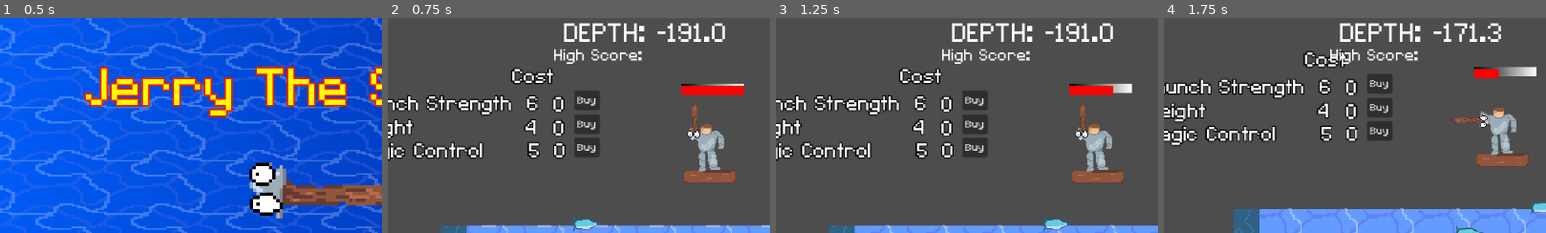
Above: before the commit, frames 1-4 (left to right).
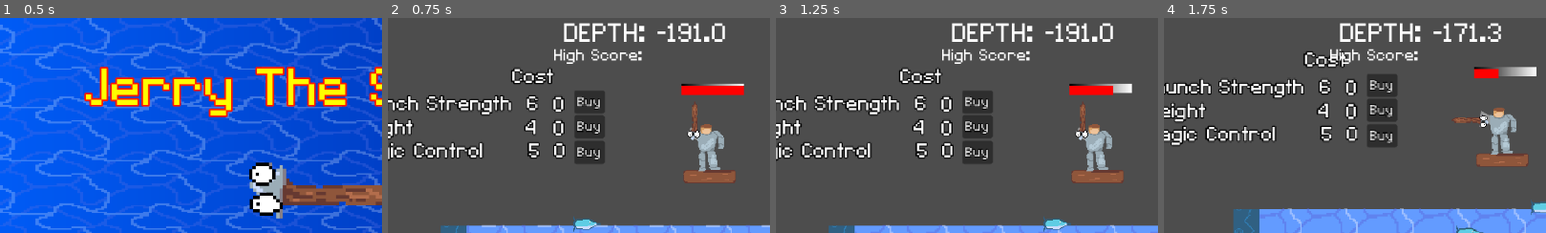
Above: after the commit, the same moments.

Repository: RylanSanders/LudumDare57
Game: Godot game, scene res://UI/MainMenu.tscn
The game is run twice, just before and just after one commit, with the same random seed, the same clock (stepped at 60 frames per second) and the same inputs.
Inputs:
- Up to frame 1 (0.5 s): no input
- Up to frame 2 (0.75 s): click "Play Game" at 0.5 s
- Up to frame 3 (1.25 s): no input
- Up to frame 4 (1.75 s): hold D (right) from 1.28 s (still down); tap Space (launch) at 1.35 s
The pictures show only the part of the screen within x 10-60%, y 0-50%; the shares and areas given below are measured in that part.

Frame 1 is identical in both runs. In frame 2, 1.4% of the frame differs, in the area x 49-57%, y 33-68%; in frame 3, 1.4%; in frame 4, 1.4%.

Commit message:
Last minute changes

Diff:
--- a/Main.tscn
+++ b/Main.tscn
@@ -227,6 +227,9 @@
 offset_right = -127.0
 offset_bottom = -204.0
 focus_mode = 0
+theme_override_colors/font_outline_color = Color(0, 0, 0, 1)
+theme_override_constants/outline_size = 3
+theme_override_font_sizes/font_size = 20
 text = "Buy"
 
 [node name="Label" type="Label" parent="Shop/Launch"]
@@ -253,10 +256,13 @@
 
 [node name="WeightButton" type="Button" parent="Shop/Weight"]
 offset_left = -158.0
-offset_top = -228.0
-offset_right = -127.0
-offset_bottom = -204.0
+offset_top = -226.675
+offset_right = -121.0
+offset_bottom = -198.675
 focus_mode = 0
+theme_override_colors/font_outline_color = Color(0, 0, 0, 1)
+theme_override_constants/outline_size = 4
+theme_override_font_sizes/font_size = 20
 text = "Buy"
 
 [node name="Label" type="Label" parent="Shop/Weight"]
@@ -283,10 +289,13 @@
 
 [node name="MagicButton" type="Button" parent="Shop/Magic"]
 offset_left = -158.0
-offset_top = -228.0
-offset_right = -127.0
-offset_bottom = -204.0
+offset_top = -224.43
+offset_right = -121.0
+offset_bottom = -196.43
 focus_mode = 0
+theme_override_colors/font_outline_color = Color(0, 0, 0, 1)
+theme_override_constants/outline_size = 3
+theme_override_font_sizes/font_size = 20
 text = "Buy"
 
 [node name="Label" type="Label" parent="Shop/Magic"]
--- a/UI/DeathMenu.tscn
+++ b/UI/DeathMenu.tscn
@@ -1,35 +1,43 @@
-[gd_scene load_steps=2 format=3 uid="uid://0m04bnj6k8lb"]
+[gd_scene load_steps=3 format=3 uid="uid://0m04bnj6k8lb"]
 
 [ext_resource type="Script" uid="uid://d255dc8qfp7rw" path="res://UI/death_menu.gd" id="1_dbqb0"]
+[ext_resource type="LabelSettings" uid="uid://dgubixnxviygg" path="res://textsettings.tres" id="2_1hmi0"]
 
 [node name="DeathMenu" type="PopupMenu"]
 process_mode = 3
-size = Vector2i(170, 100)
+size = Vector2i(255, 100)
 visible = true
 unfocusable = true
 script = ExtResource("1_dbqb0")
 
 [node name="Label" type="Label" parent="."]
-offset_left = 2.0
-offset_top = 4.0
-offset_right = 168.0
-offset_bottom = 58.0
+offset_left = 27.0
+offset_top = 5.0
+offset_right = 223.0
+offset_bottom = 104.0
 text = "That's as deep as you'll go!"
+label_settings = ExtResource("2_1hmi0")
 horizontal_alignment = 1
 autowrap_mode = 2
 
 [node name="RetryButton" type="MenuButton" parent="."]
-offset_left = 13.0
-offset_top = 45.0
-offset_right = 69.0
-offset_bottom = 95.0
+offset_left = 17.0
+offset_top = 48.0
+offset_right = 91.0
+offset_bottom = 98.0
+theme_override_colors/font_outline_color = Color(0, 0, 0, 1)
+theme_override_constants/outline_size = 6
+theme_override_font_sizes/font_size = 30
 text = "Retry"
 
 [node name="MainMenuButton" type="MenuButton" parent="."]
-offset_left = 84.0
-offset_top = 51.0
-offset_right = 156.0
-offset_bottom = 91.0
+offset_left = 116.0
+offset_top = 54.0
+offset_right = 245.0
+offset_bottom = 94.0
+theme_override_colors/font_outline_color = Color(0, 0, 0, 1)
+theme_override_constants/outline_size = 6
+theme_override_font_sizes/font_size = 30
 text = "Main Menu"
 
 [connection signal="pressed" from="RetryButton" to="." method="_on_retry_button_pressed"]
--- a/UI/PauseMenu.tscn
+++ b/UI/PauseMenu.tscn
@@ -1,42 +1,53 @@
-[gd_scene load_steps=2 format=3 uid="uid://dejtk5e1g0laj"]
+[gd_scene load_steps=3 format=3 uid="uid://dejtk5e1g0laj"]
 
 [ext_resource type="Script" uid="uid://d2skp5ypb7nwk" path="res://UI/pause_menu.gd" id="1_05bun"]
+[ext_resource type="LabelSettings" uid="uid://dgubixnxviygg" path="res://textsettings.tres" id="2_tsvmi"]
 
 [node name="PauseMenu" type="PopupMenu"]
 process_mode = 3
-size = Vector2i(245, 100)
+size = Vector2i(325, 100)
 visible = true
 unfocusable = true
 script = ExtResource("1_05bun")
 
 [node name="Label" type="Label" parent="."]
-offset_left = 44.0
-offset_top = 5.0
-offset_right = 210.0
-offset_bottom = 59.0
+offset_left = 81.0
+offset_top = 4.0
+offset_right = 247.0
+offset_bottom = 58.0
 text = "Paused"
+label_settings = ExtResource("2_tsvmi")
 horizontal_alignment = 1
 autowrap_mode = 2
 
 [node name="RetryButton" type="MenuButton" parent="."]
-offset_left = 13.0
-offset_top = 21.0
-offset_right = 69.0
-offset_bottom = 71.0
+offset_left = 6.0
+offset_top = 46.0
+offset_right = 62.0
+offset_bottom = 96.0
+theme_override_colors/font_outline_color = Color(0, 0, 0, 1)
+theme_override_constants/outline_size = 6
+theme_override_font_sizes/font_size = 30
 text = "Retry"
 
 [node name="MainMenuButton" type="MenuButton" parent="."]
-offset_left = 86.0
-offset_top = 28.0
-offset_right = 159.0
-offset_bottom = 68.0
+offset_left = 94.0
+offset_top = 53.0
+offset_right = 223.0
+offset_bottom = 93.0
+theme_override_colors/font_outline_color = Color(0, 0, 0, 1)
+theme_override_constants/outline_size = 6
+theme_override_font_sizes/font_size = 30
 text = "Main Menu"
 
 [node name="ResumeButton" type="MenuButton" parent="."]
-offset_left = 165.0
-offset_top = 28.0
-offset_right = 237.0
-offset_bottom = 68.0
+offset_left = 226.0
+offset_top = 54.0
+offset_right = 323.0
+offset_bottom = 94.0
+theme_override_colors/font_outline_color = Color(0, 0, 0, 1)
+theme_override_constants/outline_size = 6
+theme_override_font_sizes/font_size = 30
 text = "Resume"
 
 [connection signal="pressed" from="RetryButton" to="." method="_on_retry_button_pressed"]
--- a/sounds/audio_manger.gd
+++ b/sounds/audio_manger.gd
@@ -9,7 +9,7 @@
 	process_mode = Node.PROCESS_MODE_ALWAYS
 	add_child(music_node)
 	music_node.autoplay = true
-	var stream: AudioStreamWAV = AudioStreamWAV.load_from_file("res://sounds/testdepth.wav")
+	var stream: AudioStreamWAV = load("res://sounds/testdepth.wav")
 	stream.loop_end = 1992978
 	stream.loop_mode = AudioStreamWAV.LOOP_FORWARD
 	music_node.stream = stream
--- a/textsettings.tres
+++ b/textsettings.tres
@@ -1,6 +1,7 @@
 [gd_resource type="LabelSettings" format=3 uid="uid://dgubixnxviygg"]
 
 [resource]
+line_spacing = -10.0
 font_size = 30
 outline_size = 5
 outline_color = Color(0, 0, 0, 1)
Not shown, changed: Export/index.apple-touch-icon.png.import
Not shown, changed: Export/index.icon.png.import
Not shown, changed: Export/index.png.import
Not shown, changed: Export/index.apple-touch-icon.zip
Not shown, added: Export/index.audio.worklet.zip
Not shown, changed: Export/index.html
Not shown, changed: Export/index.pck
